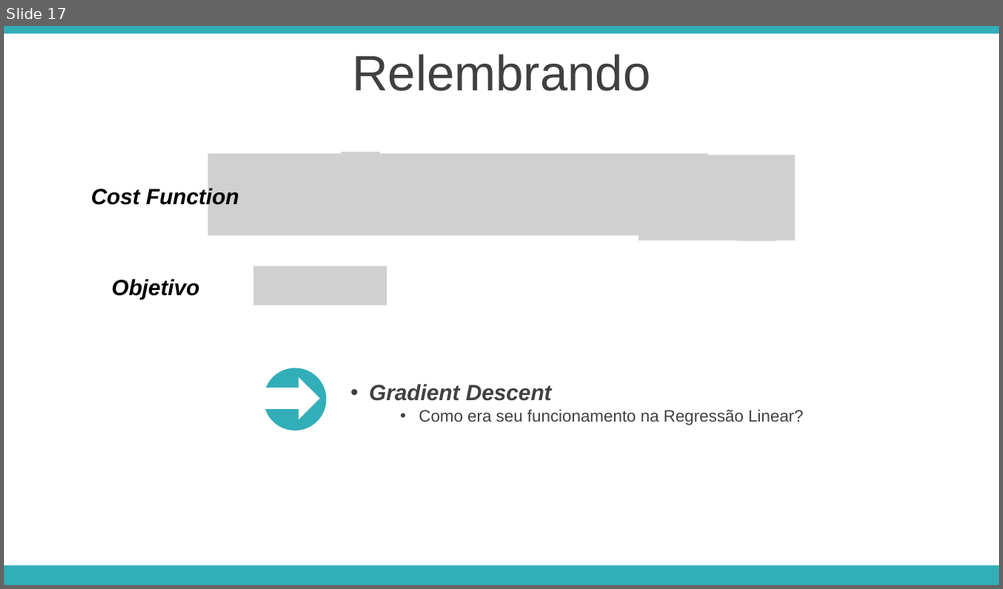
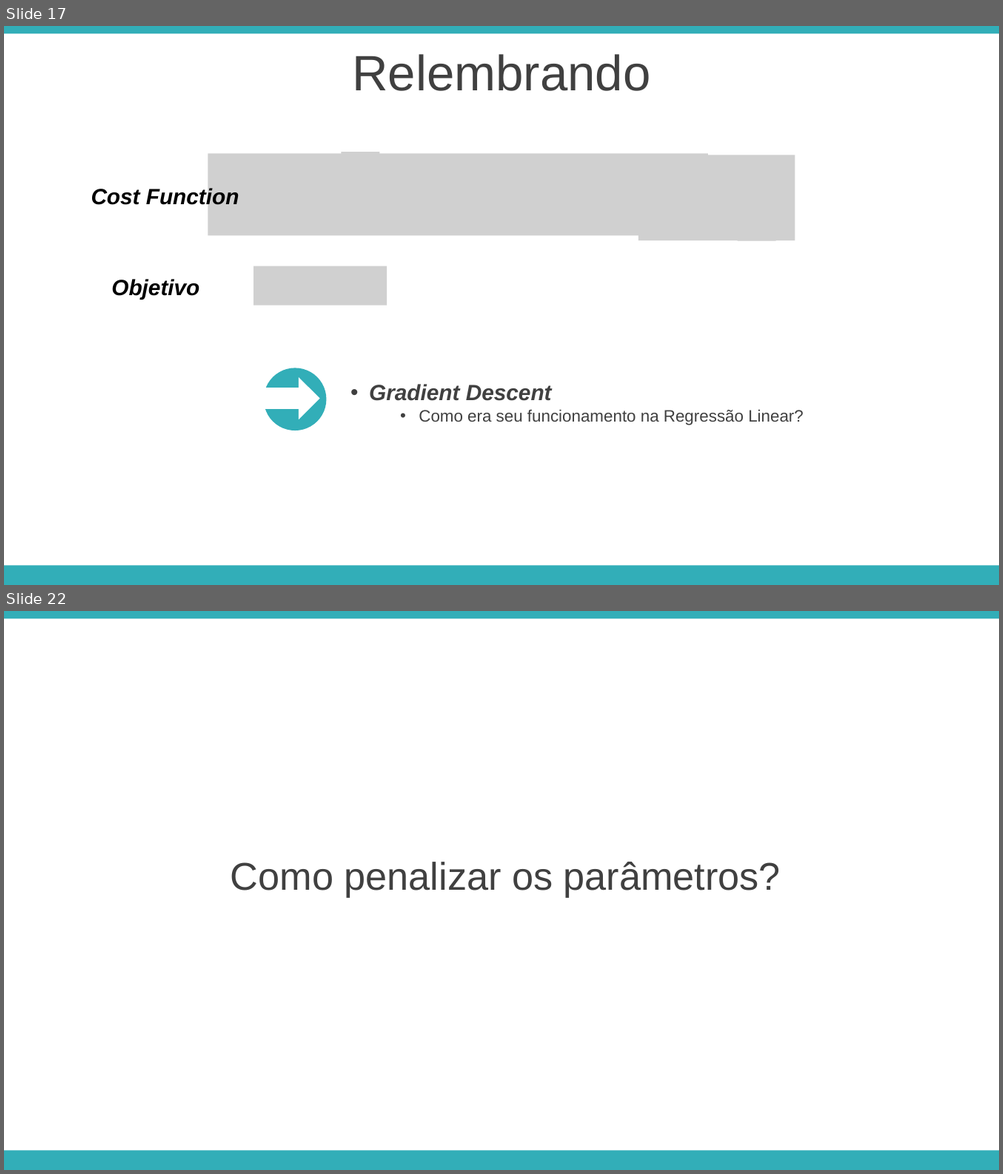
Before and after one commit to APILASTRI/coursera-stanford, a slide deck: machine-learning/notations/semana-3/presentation/06-regularization-overfitting.pptx. Shown one above the other, each under a label of ours: slide 17 before the commit, slides 17 and 22 after it; the slides between them are not shown. The pictures are 1003x589 and 1003x1174 pixels, drawn with LibreOffice and Linux fonts; fonts in the diff are those of the drawing; grey boxes stand for pictures. Boxes give left, top, right and bottom in pixels: in the first picture for what was removed or moved away, otherwise in the second. Text is boxed around its words. In the diff, an @@ line names an element or a change of style, - is before the commit and + after.

```diff
--- a/machine-learning/notations/semana-3/presentation/06-regularization-overfitting.pptx
+++ b/machine-learning/notations/semana-3/presentation/06-regularization-overfitting.pptx
@@ slide 22 added at [4, 611, 999, 1170], background #FFFFFF; not listed: 2 template elements that a slide beside it also shows @@
@@ text added at [230, 862, 780, 897], 28 pt, text #404040 @@
+Como penalizar os parâmetros?
```
Also in this commit, not shown: 2 slides changed, 4 other slides added, 2 other files.
